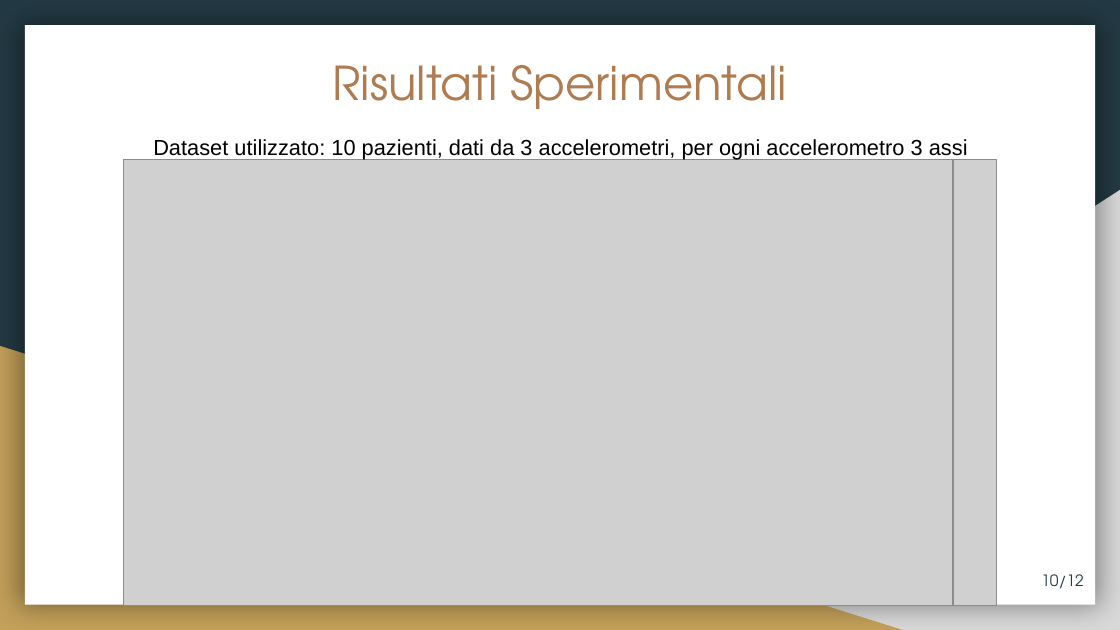
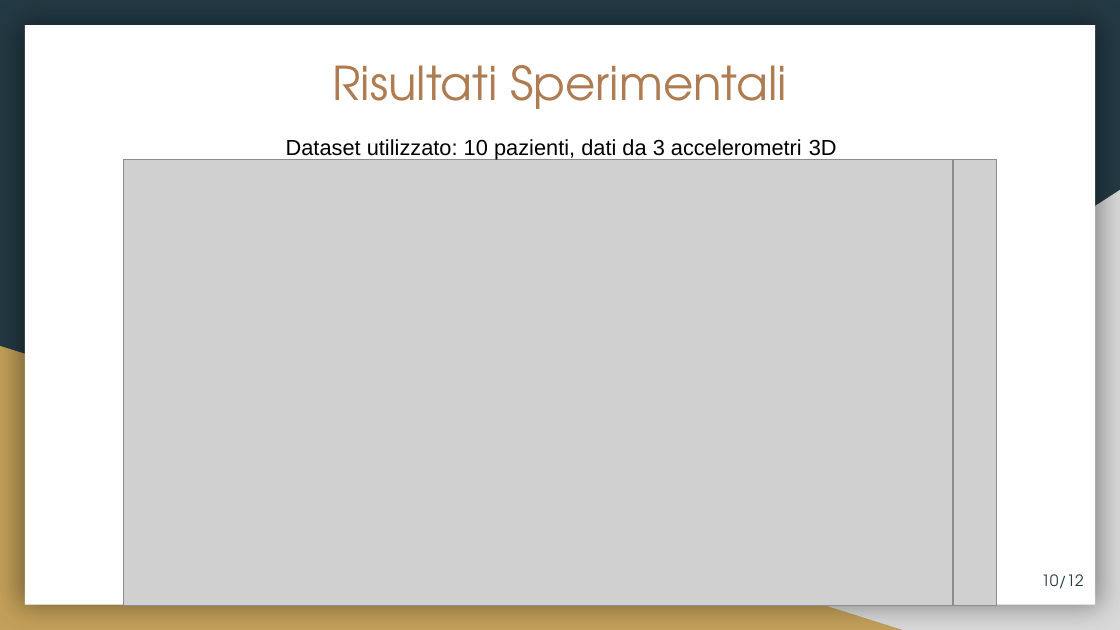
Before and after one commit to fuserale/tesi, a slide deck: slide 10 of tex_tesi/Apprendimento non supervisionato per l’identificazione di contesti di Freezing of Gait (FOG) in pazienti affetti da Morbo di Parkinson.pptx. Drawn at 1120x630 pixels with LibreOffice and Linux fonts; fonts in the diff are those of the drawing; grey boxes stand for pictures. Boxes give left, top, right and bottom in pixels: in the first picture for what was removed or moved away, otherwise in the second. Text is boxed around its words. In the diff, an @@ line names an element or a change of style, - is before the commit and + after.

```diff
--- a/tex_tesi/Apprendimento non supervisionato per l’identificazione di contesti di Freezing of Gait (FOG) in pazienti affetti da Morbo di Parkinson.pptx
+++ b/tex_tesi/Apprendimento non supervisionato per l’identificazione di contesti di Freezing of Gait (FOG) in pazienti affetti da Morbo di Parkinson.pptx
@@ text at bbox=[286, 139, 837, 160]: text changed @@
-Dataset utilizzato: 10 pazienti, dati da 3 accelerometri, per ogni accelerometro 3 assi
+Dataset utilizzato: 10 pazienti, dati da 3 accelerometri 3D
```
Also in this commit, not shown: 6 other slides changed.
